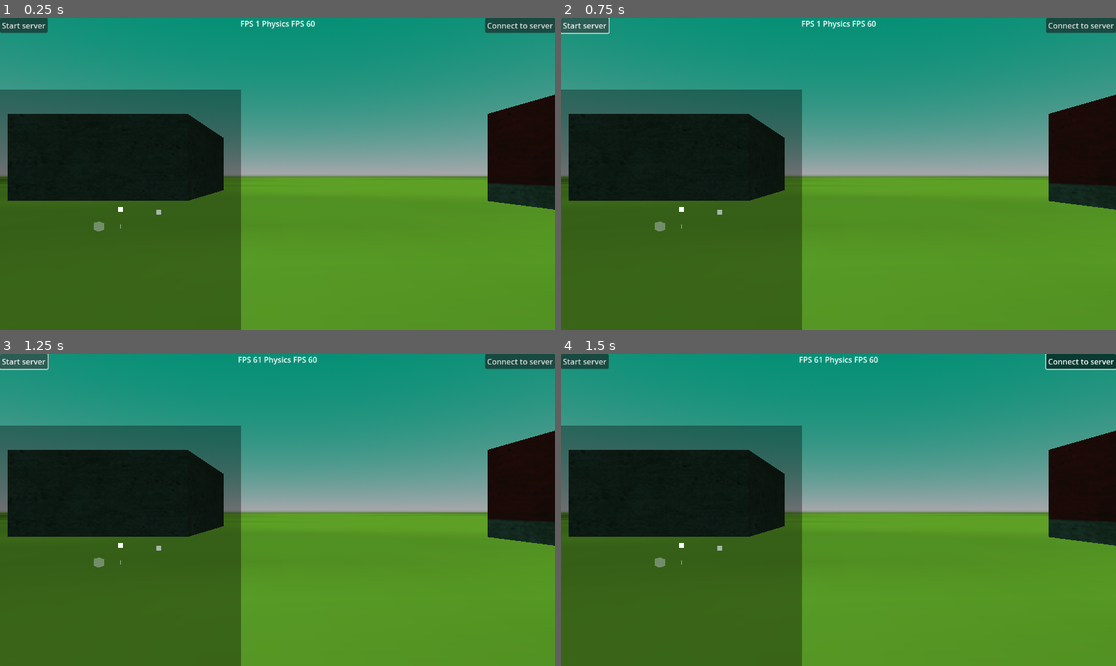
Above: before the commit, frames 1-4 (two rows, left to right).
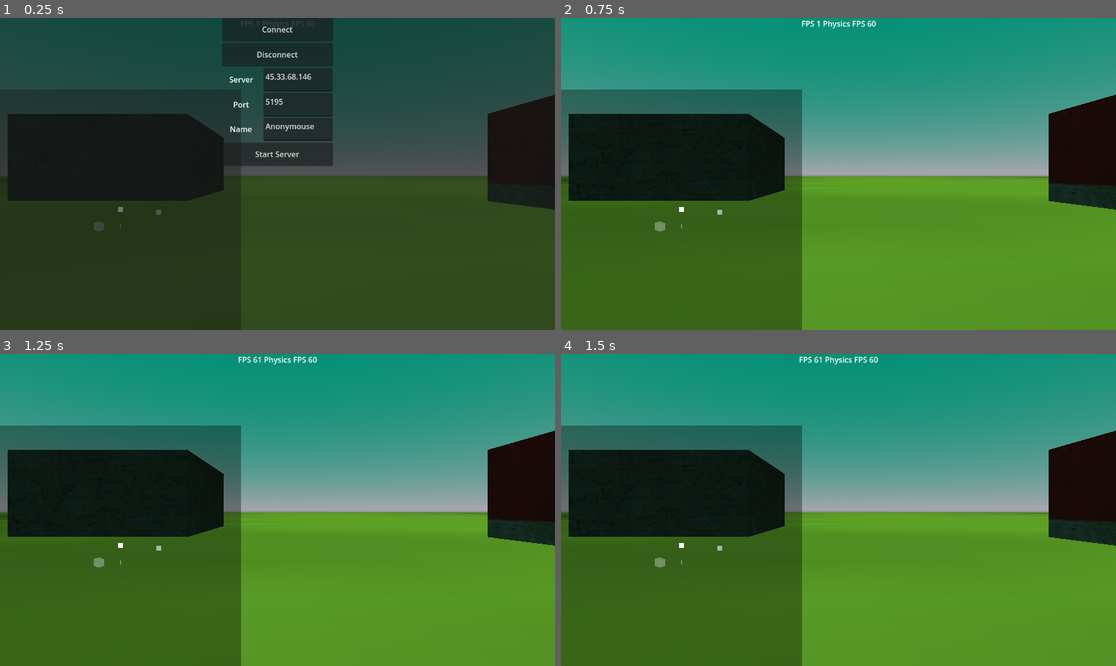
Above: after the commit, the same moments.

Repository: Gabooot/rebuild
Game: Godot game, scene res://game.tscn
Same seed, same stepped clock (60 frames per second), same inputs: the game is played once before the commit and once after it.
Inputs (mouse positions are in pixels of both pictures, inside the frame that each line leads up to):
- Up to frame 1 (0.25 s): no input
- Up to frame 2 (0.75 s): click "Start server" (after the commit: "Start Server") at 0.5 s
- Up to frame 3 (1.25 s): no input
- Up to frame 4 (1.5 s): click (1082, 360) at 1.25 s, where only the run before the commit has a clickable "Connect to server"

The runs differ from the first frame. In frame 1, 85% of the frame differs, in the area x 0-100%, y 0-100%; in frame 2, 1.1%; in frame 3, 1.1%; in frame 4, 1.1%.

Commit message:
basic connection ui

Diff:
--- a/ENETClient.gd
+++ b/ENETClient.gd
@@ -2,7 +2,7 @@
 
 var client = ENetMultiplayerPeer.new()
 var players_dict = {}
-var server_slot = -1
+var player_slot = -1
 var player_name = null
 # Called when the node enters the scene tree for the first time.
 func _ready():
@@ -23,10 +23,10 @@
 	print(players_dict)
 
 @rpc
-func spawn_tanks(own_slot : int) -> void:
-	self.server_slot = own_slot
+func spawn_tanks(player_slot : int) -> void:
+	self.player_slot = player_slot
 	for i in players_dict:
-		if i != self.server_slot:
+		if i != self.player_slot:
 			get_parent().spawn(Vector3(-1,-1,-1), i, "client")
 
 @rpc
@@ -34,15 +34,23 @@
 	%UDPclient.start_client(slot)
 
 @rpc("reliable")
-func _add_player(player_name : String, slot : int) -> void:
-	players_dict[slot] = player_name
+func _add_player(new_name : String, slot : int) -> void:
+	players_dict[slot] = new_name
 	get_parent().spawn(Vector3(-1,-1,-1), slot, "client")
 
 func _on_client_button_button_up():
-	player_name = str(randf())
-	var error = client.create_client("127.0.0.1", 5195)
+	connect_to_server(str(randf()), "127.0.0.1", 5195)
+
+func connect_to_server(nickname : String, server : String, port : int):
+	self.player_name = nickname
+	var error = client.create_client(server, port)
 	multiplayer.set_multiplayer_peer(client)
 	multiplayer.peer_connected.connect(_peer_connected)
+
+func disconnect_from_server() -> void:
+	multiplayer.get_multiplayer_peer().close()
+	self.client = ENetMultiplayerPeer.new()
+	%UDPclient.stop_client()
 
 func _peer_connected(id):
 	print("peer: ", id, " connected")
--- a/ENETServer.gd
+++ b/ENETServer.gd
@@ -24,9 +24,8 @@
 	multiplayer.peer_connected.connect(_on_client_connected)
 	multiplayer.peer_disconnected.connect(_on_client_disconnected)
 	multiplayer.server_disconnected.connect(_on_disconnect_server)
-
-
-
+	#%radar.queue_free()
+	#%player.queue_free()
 
 func _on_server_button_button_up():
 	start_server(5195)
@@ -36,7 +35,6 @@
 
 func _on_disconnect_server():
 	pass
-
 
 func _on_client_disconnected(id :int):
 	print("Server: Client ", id, " is disconnected")
--- /dev/null
+++ b/art/1475409038.svg
@@ -0,0 +1,8 @@
+<svg width="110" height="110" xmlns="http://www.w3.org/2000/svg">
+
+ <g>
+  <title>Layer 1</title>
+  <path id="imagebot_2" fill="none" stroke-width="2" stroke-miterlimit="10" stroke-linecap="square" stroke="#000000" d="M 5 5 L 5 105 L 105 105 L 105 5 L 5 5 z"/>
+ </g>
+ <metadata>image/svg+xmlOpenclipartRectangle2012-12-05T06:44:10https://openclipart.org/detail/173527/rectangle-by-jkarthik08-173527jkarthik08squaregeometricshape</metadata>
+</svg>
--- /dev/null
+++ b/art/rogue_outline.svg
@@ -0,0 +1,46 @@
+<?xml version="1.0" encoding="UTF-8" standalone="no"?>
+<!-- Created with Inkscape (http://www.inkscape.org/) -->
+
+<svg
+   width="210mm"
+   height="297mm"
+   viewBox="0 0 210 297"
+   version="1.1"
+   id="svg5"
+   inkscape:version="1.1.2 (0a00cf5339, 2022-02-04)"
+   sodipodi:docname="rogue_outline.svg"
+   xmlns:inkscape="http://www.inkscape.org/namespaces/inkscape"
+   xmlns:sodipodi="http://sodipodi.sourceforge.net/DTD/sodipodi-0.dtd"
+   xmlns="http://www.w3.org/2000/svg"
+   xmlns:svg="http://www.w3.org/2000/svg">
+  <sodipodi:namedview
+     id="namedview7"
+     pagecolor="#ffffff"
+     bordercolor="#666666"
+     borderopacity="1.0"
+     inkscape:pageshadow="2"
+     inkscape:pageopacity="0.0"
+     inkscape:pagecheckerboard="0"
+     inkscape:document-units="mm"
+     showgrid="false"
+     inkscape:zoom="0.77504209"
+     inkscape:cx="397.39777"
+     inkscape:cy="148.37904"
+     inkscape:window-width="1920"
+     inkscape:window-height="1052"
+     inkscape:window-x="0"
+     inkscape:window-y="0"
+     inkscape:window-maximized="1"
+     inkscape:current-layer="layer1" />
+  <defs
+     id="defs2" />
+  <g
+     inkscape:label="Layer 1"
+     inkscape:groupmode="layer"
+     id="layer1">
+    <path
+       style="fill:#ffff00;stroke:none;stroke-width:0.341379"
+       d="M 26.518092,79.848333 -0.10812926,53.220473 26.433566,26.678773 52.97526,0.13707574 79.60312,26.764943 106.23098,53.392803 79.68765,79.934493 53.14431,106.47619 Z M 76.44603,76.689913 99.74423,53.389843 76.35975,30.007233 52.97527,6.6246157 29.761469,29.836533 c -12.767588,12.76655 -23.2137963,23.36553 -23.2137963,23.5533 0,0.33647 46.0923473,46.60015 46.4275773,46.60015 0.0949,0 10.65676,-10.48503 23.47078,-23.30007 z"
+       id="path159" />
+  </g>
+</svg>
--- a/base.gd
+++ b/base.gd
@@ -8,11 +8,14 @@
 		print("starting server")
 		get_node("UDPserver").start_server()
 		get_node("ENETServer").start_server(5195)
-	pass
+	else:
+		self.toggle_in_game_ui()
 
 # Called every frame. 'delta' is the elapsed time since the previous frame.
 func _process(_delta):
 	#print(Engine.get_frames_per_second())
+	if Input.is_action_just_pressed('toggle_in_game_ui'):
+		self.toggle_in_game_ui()
 	if Input.is_action_just_pressed('spawn'):
 		spawn(Vector3(0,3,0), 0)
 	if Input.is_action_just_pressed('self-destruct'):
@@ -30,5 +33,21 @@
 	add_child(player)
 	player.global_position = location
 
+	if environment == "client":
+		var radar_icon = preload("res://radar_tank.tscn")
+		radar_icon = radar_icon.instantiate()
+		radar_icon.player = player
+		%radar/rotater/mover.add_child(radar_icon)
+
 func apoptose(player):
 	player.queue_free()
+
+func toggle_in_game_ui() -> void:
+	var ui = get_node_or_null("in_game_ui")
+	if ui:
+		ui.exit()
+	else:
+		ui = preload("res://in_game_ui.tscn")
+		ui = ui.instantiate()
+		ui.name = "in_game_ui"
+		self.add_child(ui)
--- a/camera.gd
+++ b/camera.gd
@@ -1,6 +1,6 @@
 extends Camera3D
 
-@onready var player = get_node("../player")
+@onready var player = get_parent()
 
 # Called when the node enters the scene tree for the first time.
 func _ready():
@@ -9,5 +9,6 @@
 
 # Called every frame. 'delta' is the elapsed time since the previous frame.
 func _process(_delta):
-	position = player.global_position
-	rotation = player.rotation
+	pass
+	#self.global_position = player.global_position
+	#self.global_rotation = player.rotation
--- a/client.gd
+++ b/client.gd
@@ -29,6 +29,12 @@
 		connect_to_udp_server(slot)
 	else:
 		print("Client already initiated")
+
+func stop_client() -> void:
+	self.is_client = false
+	self.is_connected = false
+	udp.close()
+	udp = PacketPeerUDP.new()
 
 func connect_to_udp_server(slot):
 	%player.get_player_input()
@@ -69,7 +75,7 @@
 		#print(enet.players_dict.keys())
 		if current_slot in enet.players_dict.keys():
 			#print("dictionary: ", enet.players_dict[current_slot], " Name: ", enet.player_name)
-			if enet.players_dict[current_slot] == enet.player_name:
+			if current_slot == enet.player_slot:
 				#print("Server time: ", packet_dict.server_ticks_msec)
 				self.update_sync_factor(packet_dict)
 				%player.recent_server_data.append(packet_dict)
--- /dev/null
+++ b/connect_button.gd
@@ -0,0 +1,23 @@
+extends Button
+
+
+# Called when the node enters the scene tree for the first time.
+func _ready():
+	pass # Replace with function body.
+
+
+# Called every frame. 'delta' is the elapsed time since the previous frame.
+func _process(delta):
+	pass
+
+
+
+
+func _on_button_down():
+	var client = get_node("/root/game/ENETClient")
+	var nickname = get_node("../name_edit").text
+	var server = get_node("../server_edit").text
+	var port = int(get_node("../port_edit").text)
+	print(nickname, server, port)
+	client.connect_to_server(nickname, server, port)
+	get_parent().exit()
--- /dev/null
+++ b/disconnect_button.gd
@@ -0,0 +1,15 @@
+extends Button
+
+
+# Called when the node enters the scene tree for the first time.
+func _ready():
+	pass # Replace with function body.
+
+
+# Called every frame. 'delta' is the elapsed time since the previous frame.
+func _process(delta):
+	pass
+
+
+func _on_button_down():
+	get_node("/root/game/ENETClient").disconnect_from_server()
--- a/game.tscn
+++ b/game.tscn
@@ -13,10 +13,10 @@
 [ext_resource type="Texture2D" uid="uid://dlgj6psttkqne" path="res://BZtextures/tetrawall.png" id="5_ywum4"]
 [ext_resource type="Script" path="res://rotater.gd" id="6_emosf"]
 [ext_resource type="Script" path="res://pyraCollision.gd" id="6_faxj8"]
-[ext_resource type="PackedScene" uid="uid://b3dujjdknj4el" path="res://radar_tank.tscn" id="6_jpvce"]
 [ext_resource type="PackedScene" uid="uid://daggmd4aqd6y0" path="res://teleporter.tscn" id="7_jsc8d"]
 [ext_resource type="Texture2D" uid="uid://b8dnnpndx0lvr" path="res://BZtextures/thief.png" id="8_f35fj"]
 [ext_resource type="Script" path="res://player.gd" id="12_r3yd4"]
+[ext_resource type="Script" path="res://radar_player.gd" id="17_6bg2e"]
 [ext_resource type="Script" path="res://fps.gd" id="19_5uswt"]
 
 [sub_resource type="StandardMaterial3D" id="StandardMaterial3D_d0wba"]
@@ -117,25 +117,9 @@
 unique_name_in_owner = true
 script = ExtResource("2_jja4c")
 
-[node name="server_button" type="Button" parent="UDPserver"]
-offset_right = 8.0
-offset_bottom = 8.0
-text = "Start server
-"
-
 [node name="UDPclient" type="Node" parent="."]
 unique_name_in_owner = true
 script = ExtResource("3_ftabj")
-
-[node name="client_button" type="Button" parent="UDPclient"]
-anchors_preset = 1
-anchor_left = 1.0
-anchor_right = 1.0
-offset_left = -145.0
-offset_bottom = 31.0
-grow_horizontal = 0
-toggle_mode = true
-text = "Connect to server"
 
 [node name="DirectionalLight3D" type="DirectionalLight3D" parent="."]
 transform = Transform3D(1, 0, 0, 0, -0.66262, 0.748956, 0, -0.748956, -0.66262, 0, 0, 0)
@@ -246,11 +230,12 @@
 [node name="CollisionShape3D" type="CollisionShape3D" parent="player"]
 shape = SubResource("BoxShape3D_hixcc")
 
-[node name="Camera3D" type="Camera3D" parent="."]
+[node name="Camera3D" type="Camera3D" parent="player"]
 fov = 60.0
 script = ExtResource("4_ylhbn")
 
 [node name="radar" type="ColorRect" parent="."]
+unique_name_in_owner = true
 clip_contents = true
 anchors_preset = 2
 anchor_top = 1.0
@@ -267,7 +252,9 @@
 
 [node name="mover" type="Node2D" parent="radar/rotater"]
 
-[node name="radar_player" parent="radar" instance=ExtResource("6_jpvce")]
+[node name="radar_player" type="Polygon2D" parent="radar"]
+polygon = PackedVector2Array(5, -5, 5, 5, -5, 5, -5, -5)
+script = ExtResource("17_6bg2e")
 
 [node name="WorldEnvironment" type="WorldEnvironment" parent="."]
 environment = SubResource("Environment_7rpx0")
@@ -284,8 +271,3 @@
 size_flags_vertical = 6
 text = "Test"
 script = ExtResource("19_5uswt")
-
-[connection signal="button_up" from="UDPserver/server_button" to="ENETServer" method="_on_server_button_button_up"]
-[connection signal="button_up" from="UDPserver/server_button" to="UDPserver" method="_on_server_button_button_up"]
-[connection signal="button_up" from="UDPclient/client_button" to="ENETClient" method="_on_client_button_button_up"]
-[connection signal="button_up" from="UDPclient/client_button" to="UDPclient" method="_on_client_button_button_up"]
--- /dev/null
+++ b/in_game_ui.gd
@@ -0,0 +1,27 @@
+extends Panel
+
+var config = ConfigFile.new()
+# Called when the node enters the scene tree for the first time.
+func _ready():
+	self.load_previous_session()
+
+func _process(delta):
+	pass
+
+func load_previous_session() -> void:
+	var err = config.load("user://saved_state.cfg")
+	if err != OK:
+		config.save("user://saved_state.cfg")
+		config.load("user://saved_state.cfg")
+		return
+	else:
+		get_node("server_edit").text = config.get_value("Last Connection", "server")
+		get_node("port_edit").text = config.get_value("Last Connection", "port")
+		get_node("name_edit").text = config.get_value("Last Connection", "name")
+
+func exit() -> void:
+	config.set_value("Last Connection", "server", get_node("server_edit").text)
+	config.set_value("Last Connection", "port", get_node("port_edit").text)
+	config.set_value("Last Connection", "name", get_node("name_edit").text)
+	config.save("user://saved_state.cfg")
+	self.queue_free()
--- /dev/null
+++ b/in_game_ui.tscn
@@ -0,0 +1,119 @@
+[gd_scene load_steps=5 format=3 uid="uid://vbndgqe7f0et"]
+
+[ext_resource type="Script" path="res://in_game_ui.gd" id="1_01cba"]
+[ext_resource type="Script" path="res://connect_button.gd" id="1_hm5cn"]
+[ext_resource type="Script" path="res://disconnect_button.gd" id="2_axm2t"]
+[ext_resource type="Script" path="res://server_button.gd" id="3_dtdrd"]
+
+[node name="in_game_ui" type="Panel"]
+anchors_preset = 15
+anchor_right = 1.0
+anchor_bottom = 1.0
+grow_horizontal = 2
+grow_vertical = 2
+script = ExtResource("1_01cba")
+
+[node name="name_label" type="Label" parent="."]
+layout_mode = 1
+anchors_preset = -1
+anchor_left = 0.4
+anchor_top = 0.32
+anchor_right = 0.47
+anchor_bottom = 0.395
+text = "Name
+"
+horizontal_alignment = 1
+vertical_alignment = 1
+
+[node name="name_edit" type="TextEdit" parent="."]
+layout_mode = 1
+anchors_preset = -1
+anchor_left = 0.475
+anchor_top = 0.32
+anchor_right = 0.6
+anchor_bottom = 0.395
+text = "Anonymouse"
+placeholder_text = "Anonymouse
+"
+
+[node name="connect_button" type="Button" parent="."]
+layout_mode = 1
+anchors_preset = -1
+anchor_left = 0.4
+anchor_right = 0.6
+anchor_bottom = 0.075
+grow_horizontal = 2
+grow_vertical = 2
+text = "Connect"
+script = ExtResource("1_hm5cn")
+
+[node name="disconnect_button" type="Button" parent="."]
+layout_mode = 1
+anchors_preset = -1
+anchor_left = 0.4
+anchor_top = 0.08
+anchor_right = 0.6
+anchor_bottom = 0.155
+grow_horizontal = 2
+grow_vertical = 2
+text = "Disconnect"
+script = ExtResource("2_axm2t")
+
+[node name="server_edit" type="TextEdit" parent="."]
+layout_mode = 1
+anchors_preset = -1
+anchor_left = 0.475
+anchor_top = 0.16
+anchor_right = 0.6
+anchor_bottom = 0.235
+text = "45.33.68.146"
+placeholder_text = "45.33.68.146"
+
+[node name="Label" type="Label" parent="."]
+layout_mode = 1
+anchors_preset = -1
+anchor_left = 0.4
+anchor_top = 0.16
+anchor_right = 0.47
+anchor_bottom = 0.235
+text = "Server"
+horizontal_alignment = 1
+vertical_alignment = 1
+
+[node name="port_edit" type="TextEdit" parent="."]
+layout_mode = 1
+anchors_preset = -1
+anchor_left = 0.475
+anchor_top = 0.24
+anchor_right = 0.6
+anchor_bottom = 0.315
+text = "5195"
+placeholder_text = "5195
+"
+
+[node name="port_label" type="Label" parent="."]
+layout_mode = 1
+anchors_preset = -1
+anchor_left = 0.4
+anchor_top = 0.24
+anchor_right = 0.47
+anchor_bottom = 0.315
+text = "Port"
+horizontal_alignment = 1
+vertical_alignment = 1
+
+[node name="server_button" type="Button" parent="."]
+layout_mode = 1
+anchors_preset = -1
+anchor_left = 0.4
+anchor_top = 0.4
+anchor_right = 0.6
+anchor_bottom = 0.475
+grow_horizontal = 2
+grow_vertical = 2
+text = "Start Server"
+script = ExtResource("3_dtdrd")
+
+[connection signal="button_down" from="connect_button" to="connect_button" method="_on_button_down"]
+[connection signal="button_down" from="disconnect_button" to="disconnect_button" method="_on_button_down"]
+[connection signal="button_down" from="server_button" to="server_button" method="_on_button_down"]
--- a/player.gd
+++ b/player.gd
@@ -41,7 +41,7 @@
 		#print("Elapsed time: ", elapsed_time)
 	if data.server_ticks_msec > current_packet_number:
 		current_packet_number = data.server_ticks_msec
-		print("Server rotation: ", Basis(data.quat).get_euler().y, " current rotation: ", self.global_rotation.y)
+		#print("Server rotation: ", Basis(data.quat).get_euler().y, " current rotation: ", self.global_rotation.y)
 		var current_transform = self.global_transform
 		var current_rotation = self.global_rotation.y
 
@@ -60,7 +60,7 @@
 
 		#print("rotation_diff: ", rotation_diff)
 		if abs(rotation_diff) > MIN_ANGLE_TO_INTERPOLATE:
-			print("interpolating angle")
+			#print("interpolating angle")
 			self.global_rotation.y -= (rotation_diff * 0.4)
 		if pos_diff > MIN_INTERPOLATION_DISTANCE:
 			#print("transform ", self.global_transform)
--- a/project.godot
+++ b/project.godot
@@ -14,10 +14,6 @@
 run/main_scene="res://game.tscn"
 config/features=PackedStringArray("4.0", "Forward Plus")
 config/icon="res://icon.svg"
-
-[display]
-
-window/size/mode=4
 
 [editor]
 
@@ -59,6 +55,7 @@
 self-destruct={
 "deadzone": 0.5,
 "events": [Object(InputEventKey,"resource_local_to_scene":false,"resource_name":"","device":0,"window_id":0,"alt_presse …(181 unchanged characters)…
+, Object(InputEventKey,"resource_local_to_scene":false,"resource_name":"","device":-1,"window_id":0,"alt_pressed":false,"shift_pressed":false,"ctrl_pressed":false,"meta_pressed":false,"pressed":false,"keycode":0,"physical_keycode":4194343,"key_label":0,"unicode":0,"echo":false,"script":null)
 ]
 }
 shoot={
@@ -66,9 +63,15 @@
 "events": [Object(InputEventKey,"resource_local_to_scene":false,"resource_name":"","device":0,"window_id":0,"alt_pressed":false,"shift_pressed":false,"ctrl_pressed":false,"meta_pressed":false,"pressed":false,"keycode":0,"physical_keycode":83,"key_label":0,"unicode":0,"echo":false,"script":null)
 ]
 }
+toggle_in_game_ui={
+"deadzone": 0.5,
+"events": [Object(InputEventKey,"resource_local_to_scene":false,"resource_name":"","device":-1,"window_id":0,"alt_pressed":false,"shift_pressed":false,"ctrl_pressed":false,"meta_pressed":false,"pressed":false,"keycode":0,"physical_keycode":4194305,"key_label":0,"unicode":0,"echo":false,"script":null)
+]
+}
 
 [rendering]
 
+textures/canvas_textures/default_texture_filter=2
 renderer/rendering_method="mobile"
 gl_compatibility/item_buffer_size=8192
 shader_compiler/shader_cache/strip_debug=true
@@ -89,4 +92,3 @@
 global_illumination/sdfgi/probe_ray_count=0
 global_illumination/sdfgi/frames_to_converge=0
 global_illumination/sdfgi/frames_to_update_lights=4
-textures/canvas_textures/default_texture_filter=2
--- /dev/null
+++ b/radar_player.gd
@@ -0,0 +1,17 @@
+extends Polygon2D
+
+var RADAR_SCALE = 1
+var twod_position = Vector2()
+var twod_rotation = 0
+var player = null
+# Called when the node enters the scene tree for the first time.
+func _ready():
+	self.RADAR_SCALE = get_node("/root/game").RADAR_SCALE
+	self.player = get_node("/root/game/player")
+	self.position = Vector2(250,250)
+
+
+# Called every frame. 'delta' is the elapsed time since the previous frame.
+func _process(delta):
+	self.twod_position = Vector2(player.global_position.x * RADAR_SCALE, player.global_position.z * RADAR_SCALE)
+	self.twod_rotation = player.global_rotation.y
--- a/radar_tank.gd
+++ b/radar_tank.gd
@@ -1,16 +1,18 @@
 extends Polygon2D
 
-var radar_center = Vector2(250,250)
+var player = null
 var twod_position = Vector2(0,0)
 var twod_rotation = 0.0
 var RADAR_SCALE = null
 # Called when the node enters the scene tree for the first time.
 func _ready():
 	RADAR_SCALE = get_node("/root/game").RADAR_SCALE
-	position = radar_center
 
 
 # Called every frame. 'delta' is the elapsed time since the previous frame.
 func _process(_delta):
-	twod_position = Vector2(%player.global_position.x * RADAR_SCALE, %player.global_position.z * RADAR_SCALE)
-	twod_rotation =  %player.global_rotation.y
+	if player and is_instance_valid(player):
+		self.position = Vector2(player.global_position.x * RADAR_SCALE, player.global_position.z * RADAR_SCALE)
+		self.rotation = player.global_rotation.y
+	else:
+		self.queue_free()
--- a/radar_tank.tscn
+++ b/radar_tank.tscn
@@ -3,5 +3,6 @@
 [ext_resource type="Script" path="res://radar_tank.gd" id="1_qc0r5"]
 
 [node name="radar_tank" type="Polygon2D"]
+color = Color(1, 1, 0.305882, 1)
 polygon = PackedVector2Array(5, -5, 5, 5, -5, 5, -5, -5)
 script = ExtResource("1_qc0r5")
--- /dev/null
+++ b/server_button.gd
@@ -0,0 +1,18 @@
+extends Button
+
+
+# Called when the node enters the scene tree for the first time.
+func _ready():
+	pass # Replace with function body.
+
+
+# Called every frame. 'delta' is the elapsed time since the previous frame.
+func _process(delta):
+	pass
+
+
+func _on_button_down():
+	print("starting server")
+	get_node("/root/game/UDPserver").start_server()
+	get_node("/root/game/ENETServer").start_server(5195)
+	get_parent().exit()
--- a/tank.gd
+++ b/tank.gd
@@ -64,4 +64,5 @@
 	shot.position = start_transform.origin - (start_transform.basis.z * GUN_VELOCITY_MULTIPLIER)
 	shot.velocity = start_velocity + (-start_transform.basis.z * shot.SPEED)
 	get_parent().add_child(shot)
+
 	return shot
Not shown, added: art/1475409038.svg.import
Not shown, added: art/rogue_outline.svg.import
